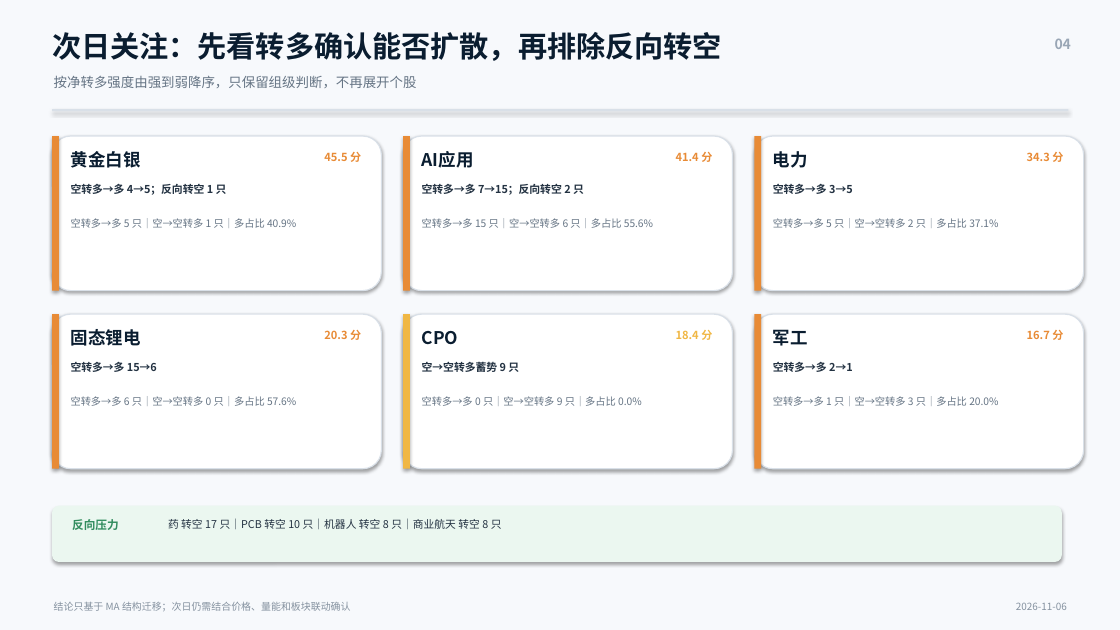
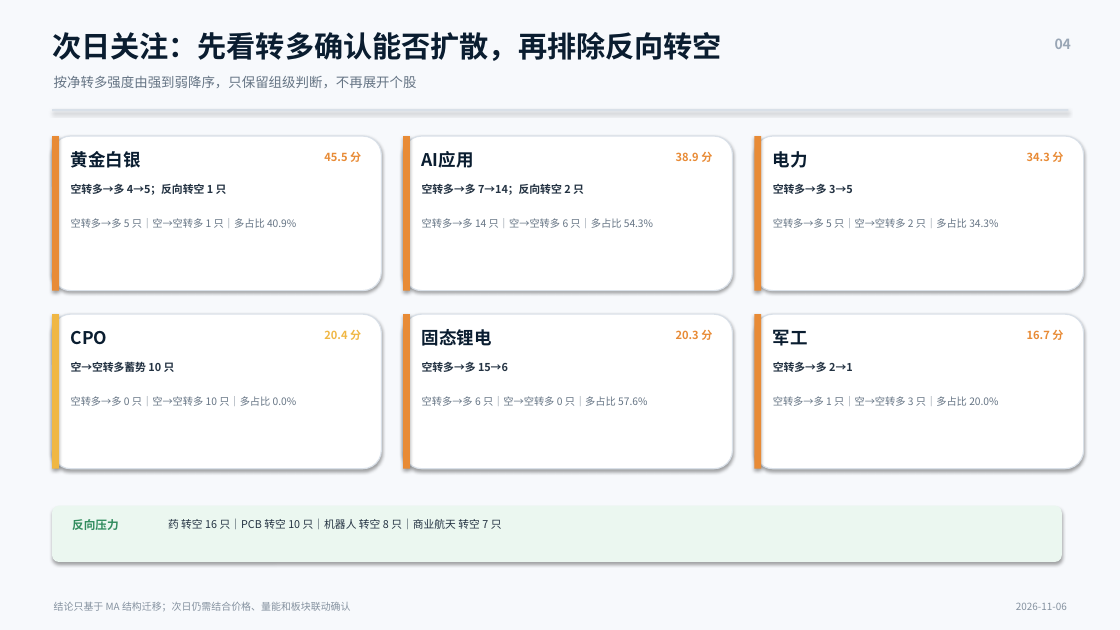
Before and after one commit to nancybhc/a-share-blast-lab, a slide deck: slide 4 of assets/多空阶段简报_2026-11-06.pptx. Drawn at 1120x630 pixels with LibreOffice and Linux fonts; fonts in the diff are those of the drawing. Boxes give left, top, right and bottom in pixels: in the first picture for what was removed or moved away, otherwise in the second. Text is boxed around its words. In the diff, an @@ line names an element or a change of style, - is before the commit and + after.

```diff
--- a/assets/多空阶段简报_2026-11-06.pptx
+++ b/assets/多空阶段简报_2026-11-06.pptx
@@ text at (676,152,712,162): text changed @@
-41.4 分
+38.9 分
@@ text at (422,183,584,195): text changed @@
-空转多→多 7→15；反向转空 2 只
+空转多→多 7→14；反向转空 2 只
@@ text at (422,218,653,228): text changed @@
-空转多→多 15 只｜空→空转多 6 只｜多占比 55.6%
+空转多→多 14 只｜空→空转多 6 只｜多占比 54.3%
@@ text at (773,218,998,228): text changed @@
-空转多→多 5 只｜空→空转多 2 只｜多占比 37.1%
+空转多→多 5 只｜空→空转多 2 只｜多占比 34.3%
@@ rectangle at (52,314,59,469): fill #E88B36 to #F0B744 @@
@@ rectangle at (403,314,410,469): fill #F0B744 to #E88B36 @@
@@ text at (422,329,492,346): text changed @@
-CPO
+固态锂电
@@ text at (71,331,108,345): text changed @@
-固态锂电
+CPO
@@ text at (324,330,361,340): text changed; text colour #E88B36 to #F0B744 @@
-20.3 分
+20.4 分
@@ text at (676,330,712,340): text changed; text colour #F0B744 to #E88B36 @@
-18.4 分
+20.3 分
@@ text at (71,361,175,372): text changed @@
-空转多→多 15→6
+空→空转多蓄势 10 只
@@ text at (422,362,508,372): text changed @@
-空→空转多蓄势 9 只
+空转多→多 15→6
@@ text at (71,396,297,406): text changed @@
-空转多→多 6 只｜空→空转多 0 只｜多占比 57.6%
+空转多→多 0 只｜空→空转多 10 只｜多占比 0.0%
@@ text at (422,396,647,406): text changed @@
-空转多→多 0 只｜空→空转多 9 只｜多占比 0.0%
+空转多→多 6 只｜空→空转多 0 只｜多占比 57.6%
@@ text at (168,518,502,529): text changed @@
-药 转空 17 只｜PCB 转空 10 只｜机器人 转空 8 只｜商业航天 转空 8 只
+药 转空 16 只｜PCB 转空 10 只｜机器人 转空 8 只｜商业航天 转空 7 只
```
Also in this commit, not shown: 3 other slides changed, 9 other files.
